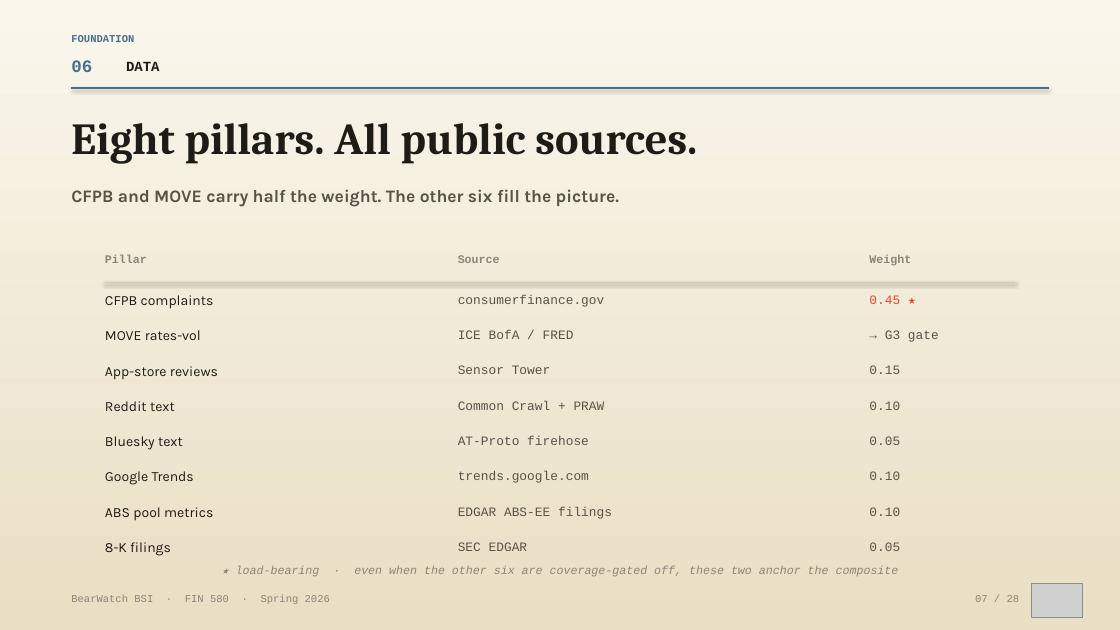
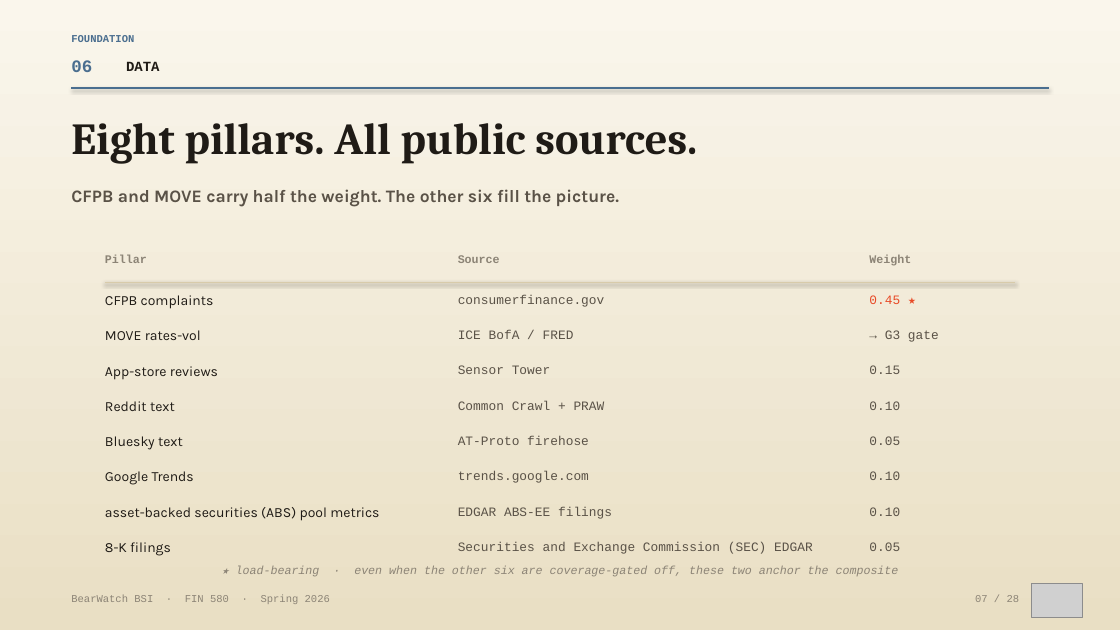
Before and after one commit to vermasidd1502/bnpl-trap, a slide deck: slide 7 of presentation/BearWatch_Research_Deck_FINAL.pptx. Drawn at 1120x630 pixels with LibreOffice and Linux fonts; fonts in the diff are those of the drawing; grey boxes stand for pictures. Boxes give left, top, right and bottom in pixels: in the first picture for what was removed or moved away, otherwise in the second. Text is boxed around its words. In the diff, an @@ line names an element or a change of style, - is before the commit and + after.

```diff
--- a/presentation/BearWatch_Research_Deck_FINAL.pptx
+++ b/presentation/BearWatch_Research_Deck_FINAL.pptx
@@ text at [105,507,379,521]: text changed @@
-ABS pool metrics
+asset-backed securities (ABS) pool metrics
@@ text at [458,542,813,554]: text changed @@
-SEC EDGAR
+Securities and Exchange Commission (SEC) EDGAR
```
Also in this commit, not shown: 10 other slides changed, 1 other file.
